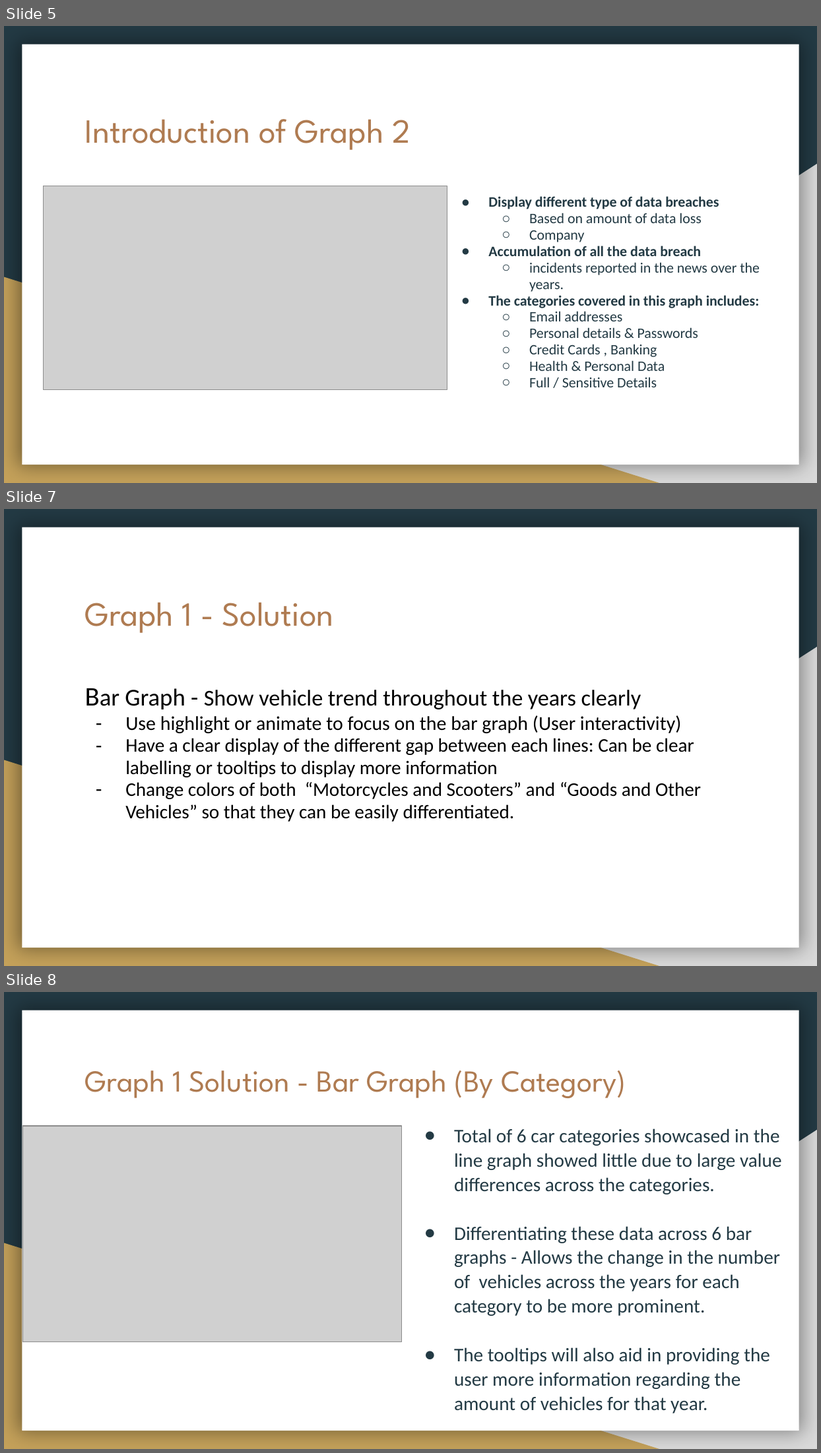
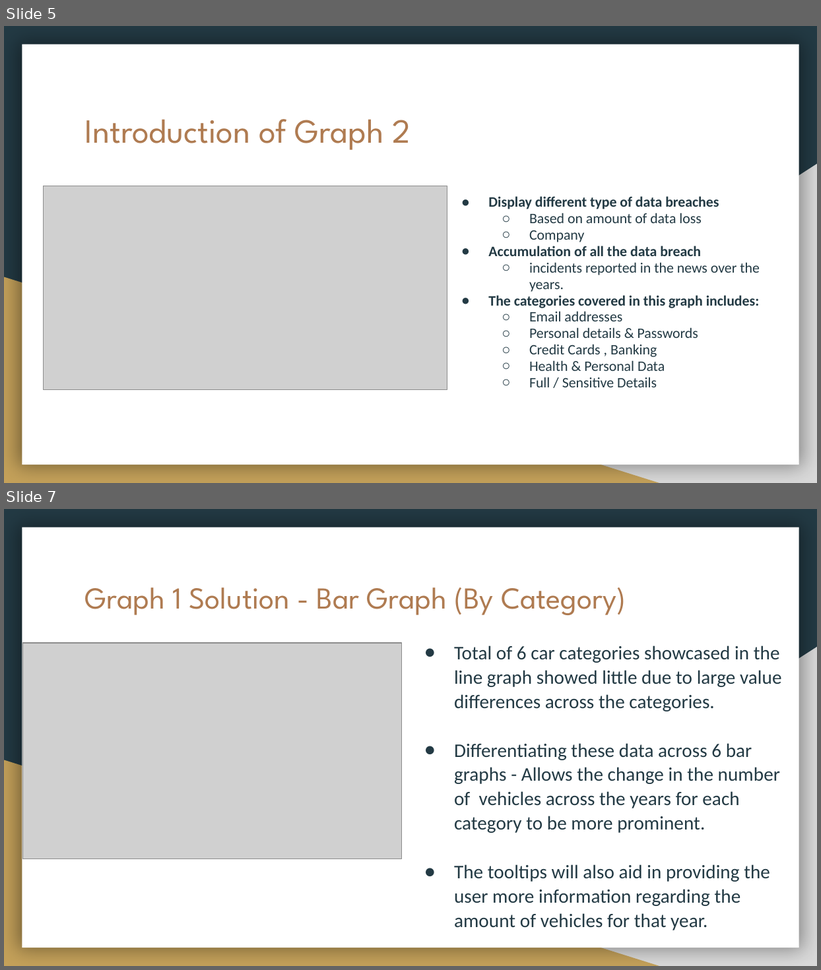
Before and after one commit to cht39482/CSC3007-project, a slide deck: CSC3007 Milestone 1.pptx. Shown one above the other, each under a label of ours: slides 5, 7 and 8 before the commit, slides 5 and 7 after it; the slides between them are not shown. The pictures are 821x1453 and 821x970 pixels, drawn with LibreOffice and Linux fonts; fonts in the diff are those of the drawing; grey boxes stand for pictures. Boxes give left, top, right and bottom in pixels: in the first picture for what was removed or moved away, otherwise in the second. Text is boxed around its words. In the diff, an @@ line names an element or a change of style, - is before the commit and + after.

```diff
--- a/CSC3007 Milestone 1.pptx
+++ b/CSC3007 Milestone 1.pptx
@@ slide 7 removed at [4, 509, 817, 966], background #233A44; not listed: 3 template elements that a slide beside it also shows @@
@@ title removed at [85, 602, 334, 633] @@
-Graph 1 - Solution
@@ text removed at [125, 689, 701, 822] @@
-Bar Graph - Show vehicle trend throughout the years clearly
-– Use highlight or animate to focus on the bar graph (User interactivity)
-– Have a clear display of the different gap between each lines: Can be clear labelling or tooltips to display more information
-– Change colors of both “Motorcycles and Scooters” and “Goods and Other Vehicles” so that they can be easily differentiated.
@@ what was slide 8 is now slide 7 @@
```
Also in this commit, not shown: 3 slides changed, 1 slide added.
